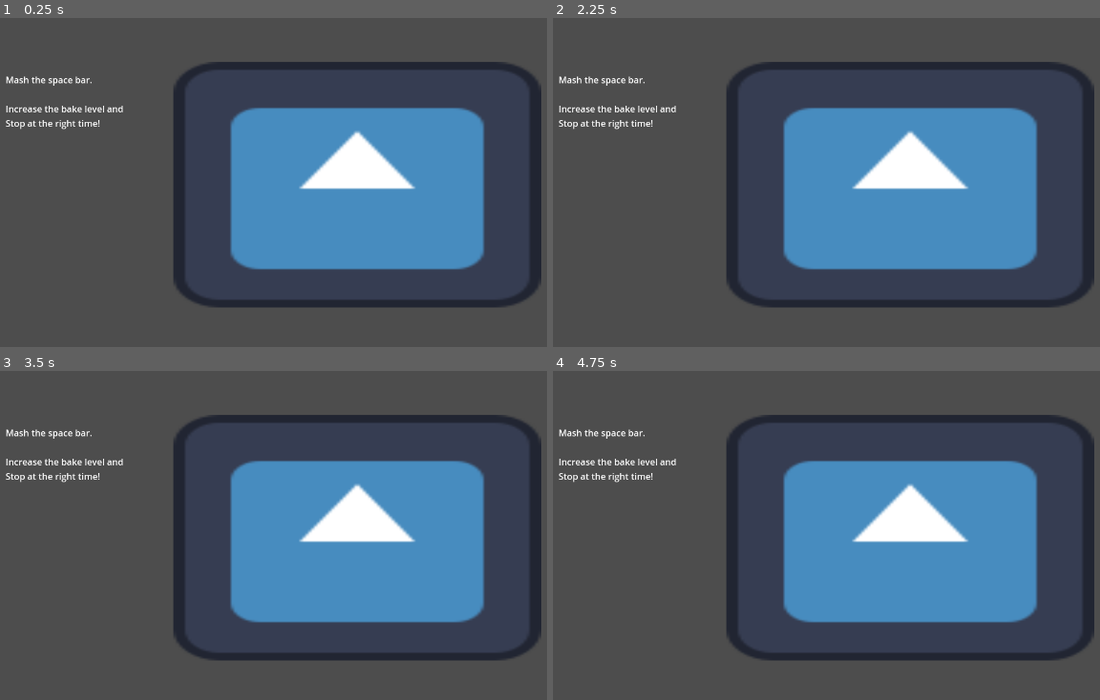
Above: before the commit, frames 1-4 (two rows, left to right).
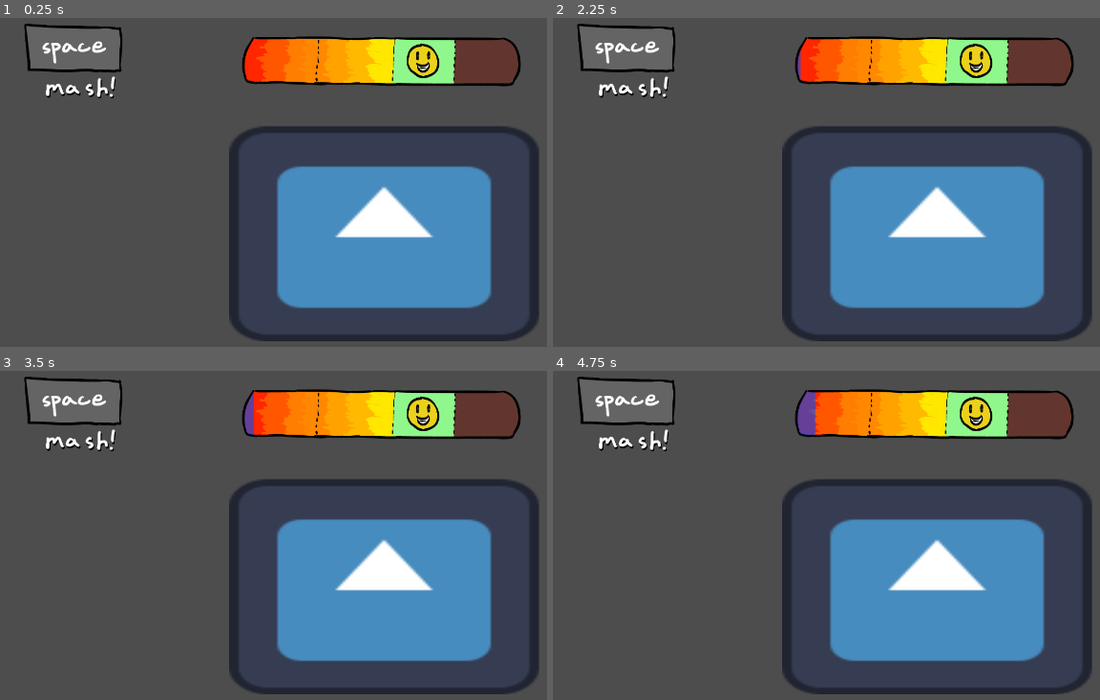
Above: after the commit, the same moments.

Repository: yanalex981/Tasty-Treads
Game: Godot game, scene res://Scenes/Microgames/OvenMicrogame.tscn
The game is run twice, just before and just after one commit, with the same random seed, the same clock (stepped at 60 frames per second) and the same inputs. This scene is started directly instead of the project's main scene. The engine's default icon, where the game draws it, is replaced by a stand-in: a white triangle on a blue panel in a dark square.
Inputs:
- Up to frame 1 (0.25 s): no input
- Up to frame 2 (2.25 s): tap Enter at 0.5, 2 s; hold D (right) 0.53-1.28 s; tap Space (interact) at 0.6, 1.25, 1.35, 2.1 s; hold S (down) 1.28-2.03 s; hold D (right) from 2.03 s (still down)
- Up to frame 3 (3.5 s): tap Space (interact) at 2.75, 2.85 s; release D (right) at 2.78 s; hold W (up) from 2.78 s (still down)
- Up to frame 4 (4.75 s): tap Enter at 3.5 s; release W (up) at 3.53 s; hold A (left) from 3.53 s (still down); tap Space (interact) at 3.6, 4.25, 4.35 s

The runs differ from the first frame. In frame 1, 33% of the frame differs, in the area x 1-99%, y 1-99%; in frame 2, 33%; in frame 3, 33%; in frame 4, 33%.

Commit message:
Added customer progress bar to oven minigame.

Diff:
--- a/Scenes/Microgames/OvenMicrogame.tscn
+++ b/Scenes/Microgames/OvenMicrogame.tscn
@@ -1,12 +1,20 @@
-[gd_scene load_steps=2 format=3 uid="uid://ds77dbghyaifc"]
+[gd_scene load_steps=9 format=3 uid="uid://ds77dbghyaifc"]
 
 [ext_resource type="Texture2D" uid="uid://d1jylf2ps2072" path="res://icon.svg" id="1_dpmtn"]
+[ext_resource type="Script" path="res://Scripts/Microgames/Oven/OvenMicrogame.gd" id="1_uo1gh"]
+[ext_resource type="Texture2D" uid="uid://b0tmnyluad5ak" path="res://Assets/Microgames/Minigame UI/ovenBarUnder.png" id="3_g8yms"]
+[ext_resource type="Texture2D" uid="uid://b4l6scnj0u4a6" path="res://Assets/Controls/mash.png" id="3_qpd2i"]
+[ext_resource type="Texture2D" uid="uid://bpfv22do8kf4e" path="res://Assets/Microgames/Minigame UI/ovenBarFrame.png" id="4_45k3y"]
+[ext_resource type="Texture2D" uid="uid://chnslkw126ecb" path="res://Assets/Microgames/Minigame UI/ovenBarProgress.png" id="5_052ct"]
+[ext_resource type="Script" path="res://Scripts/Microgames/Oven/BakeLevelBar.gd" id="6_whq85"]
+[ext_resource type="PackedScene" uid="uid://b40hsr1ha8rgd" path="res://Scenes/Microgames/TimerLabel.tscn" id="8_r8dqy"]
 
 [node name="OvenMicrogame" type="Node2D"]
+script = ExtResource("1_uo1gh")
 
 [node name="Oven" type="Sprite2D" parent="."]
-position = Vector2(680, 424)
-scale = Vector2(5.13582, 3.4378)
+position = Vector2(728, 512)
+scale = Vector2(4.33524, 3.01473)
 texture = ExtResource("1_dpmtn")
 
 [node name="UI" type="Control" parent="."]
@@ -14,17 +22,25 @@
 anchors_preset = 0
 offset_right = 1366.0
 offset_bottom = 771.0
+metadata/_edit_lock_ = true
 
-[node name="InstructionsLabel" type="Label" parent="UI"]
-layout_mode = 0
-offset_left = 51.0
-offset_top = 224.0
-offset_right = 320.0
-offset_bottom = 302.0
-text = "Mash the space bar.
+[node name="BakeLevelBar" type="TextureProgressBar" parent="UI"]
+offset_left = 464.0
+offset_top = 152.0
+offset_right = 976.0
+offset_bottom = 252.0
+texture_under = ExtResource("3_g8yms")
+texture_over = ExtResource("4_45k3y")
+texture_progress = ExtResource("5_052ct")
+script = ExtResource("6_whq85")
 
-Increase the bake level and
-Stop at the right time!"
+[node name="LullTimer" type="Timer" parent="UI/BakeLevelBar"]
+one_shot = true
+
+[node name="Controls" type="Sprite2D" parent="UI"]
+position = Vector2(176, 184)
+scale = Vector2(0.66, 0.66)
+texture = ExtResource("3_qpd2i")
 
 [node name="EndUI" type="Control" parent="UI"]
 visible = false
@@ -51,3 +67,9 @@
 offset_right = 743.0
 offset_bottom = 250.0
 text = "Finished!"
+
+[node name="TimerLabel" parent="UI" instance=ExtResource("8_r8dqy")]
+layout_mode = 0
+num_seconds = 8
+
+[connection signal="timeout" from="UI/BakeLevelBar/LullTimer" to="UI/BakeLevelBar" method="_on_lull_timer_timeout"]
--- /dev/null
+++ b/Scripts/Microgames/Oven/BakeLevelBar.gd
@@ -0,0 +1,11 @@
+extends TextureProgressBar
+
+@onready var lull_timer = $LullTimer
+
+
+func _process(delta):
+	if Input.is_action_just_pressed("interact"):
+		value += 1
+
+func _on_lull_timer_timeout():
+	pass
--- /dev/null
+++ b/Scripts/Microgames/Oven/OvenMicrogame.gd
@@ -0,0 +1,21 @@
+extends Node2D
+
+@onready var bake_level = $UI/BakeLevelBar
+@onready var end_display = $UI/EndUI
+
+var score = 0
+signal game_ended(results)
+
+
+func _on_game_timer_timeout():
+	# show the game ended
+	end_display.show()
+	get_tree().paused = true
+
+	# evaluate score
+	print(score)
+	emit_signal("game_ended", score)
+
+	# close game
+	await get_tree().create_timer(1.0).timeout
+	queue_free()
Binary file added: Assets/Microgames/Minigame UI/ovenBar.png
Not shown, added: Assets/Microgames/Minigame UI/ovenBar.png.import
Binary file added: Assets/Microgames/Minigame UI/ovenBarFrame.png
Not shown, added: Assets/Microgames/Minigame UI/ovenBarFrame.png.import
Binary file added: Assets/Microgames/Minigame UI/ovenBarProgress.png
Not shown, added: Assets/Microgames/Minigame UI/ovenBarProgress.png.import
Binary file added: Assets/Microgames/Minigame UI/ovenBarUnder.png
Not shown, added: Assets/Microgames/Minigame UI/ovenBarUnder.png.import
